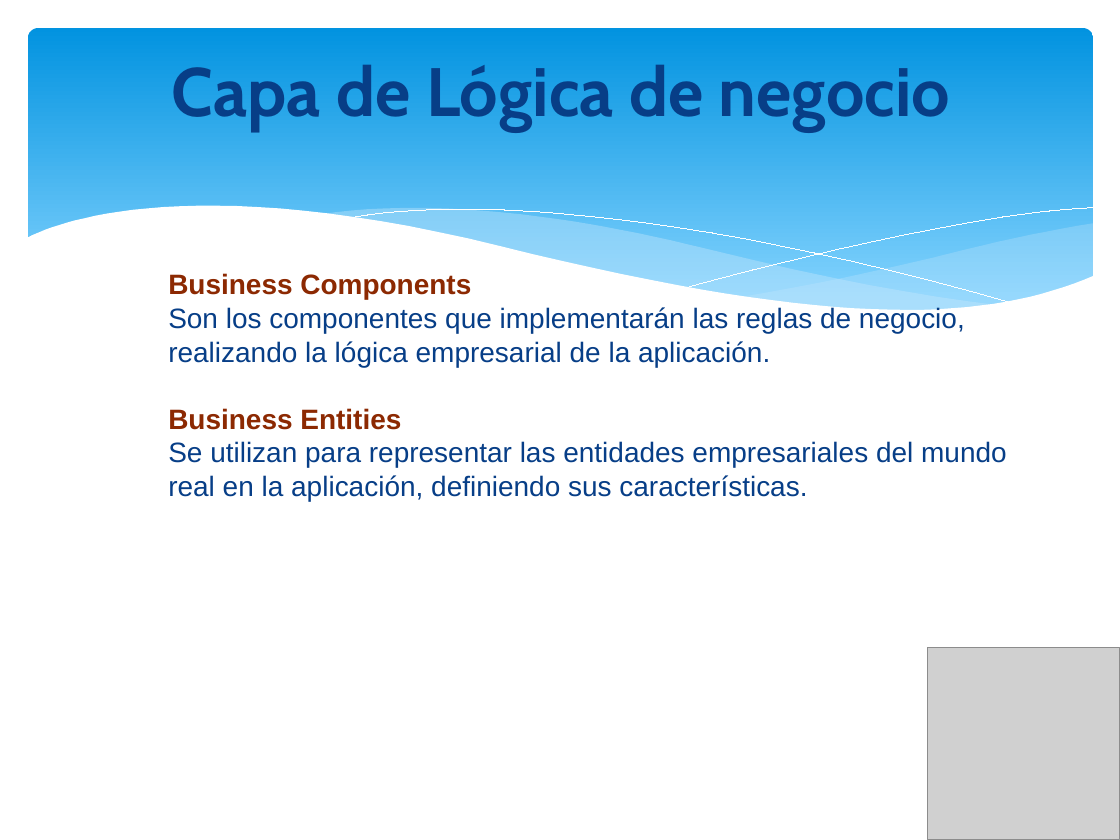
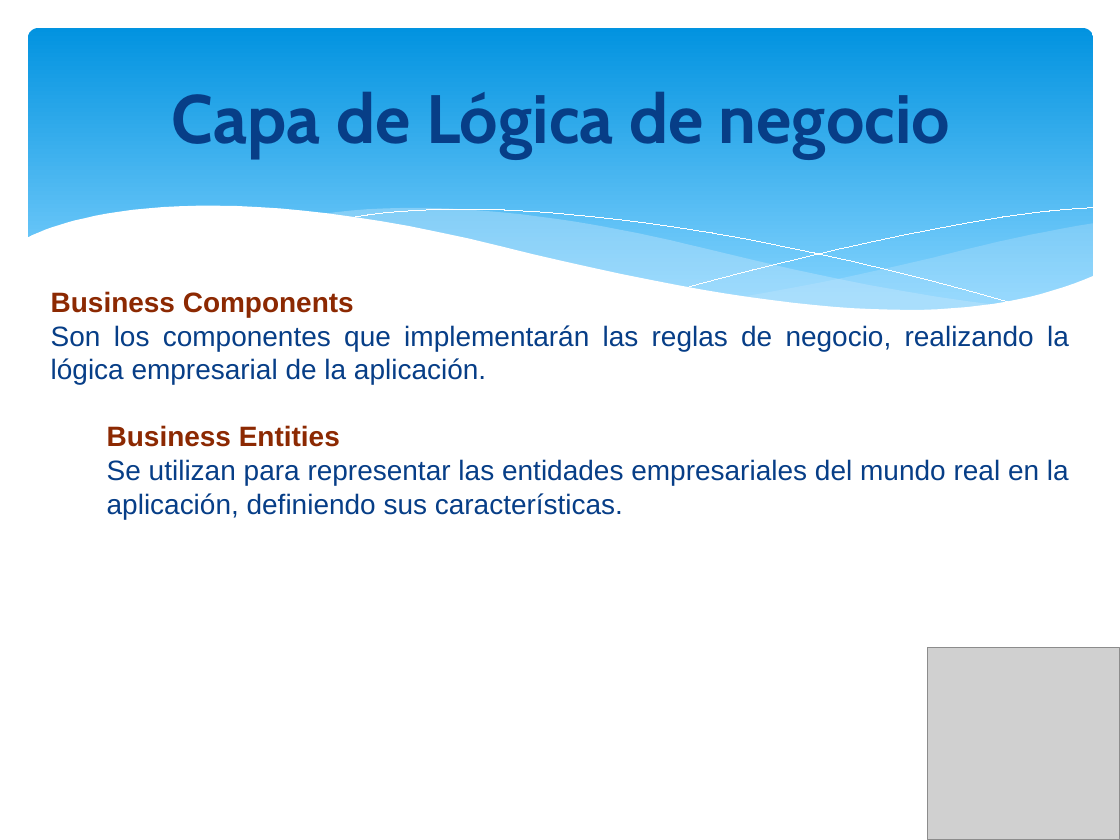
Before and after one commit to orlysemperfi/tp3-contratos-clientes, a slide deck: slide 8 of ITERACION 5/SUBITERACION 2/PRESENTACION01/PPT TP3 PRES02.pptx. Drawn at 1120x840 pixels with LibreOffice and Linux fonts; fonts in the diff are those of the drawing; grey boxes stand for pictures. Boxes give left, top, right and bottom in pixels: in the first picture for what was removed or moved away, otherwise in the second. Text is boxed around its words. In the diff, an @@ line names an element or a change of style, - is before the commit and + after.

```diff
--- a/ITERACION 5/SUBITERACION 2/PRESENTACION01/PPT TP3 PRES02.pptx
+++ b/ITERACION 5/SUBITERACION 2/PRESENTACION01/PPT TP3 PRES02.pptx
@@ title "Capa de Lógica de negocio": place and size @@
-title "Capa de Lógica de negocio" at bbox=[172, 65, 950, 132]
+title "Capa de Lógica de negocio" at bbox=[172, 92, 950, 158]
@@ text "Business Components": place and size @@
-text "Business Components" at bbox=[168, 273, 1007, 501]
+text "Business Components" at bbox=[51, 291, 1069, 519]
@@ text "Business Components" at bbox=[51, 291, 1069, 519]: alignment left to justified; list level 2 to 1 in "Business Components"; list level 2 to 1 in "Business Entities" @@
```
Also in this commit, not shown: 10 other slides changed.
